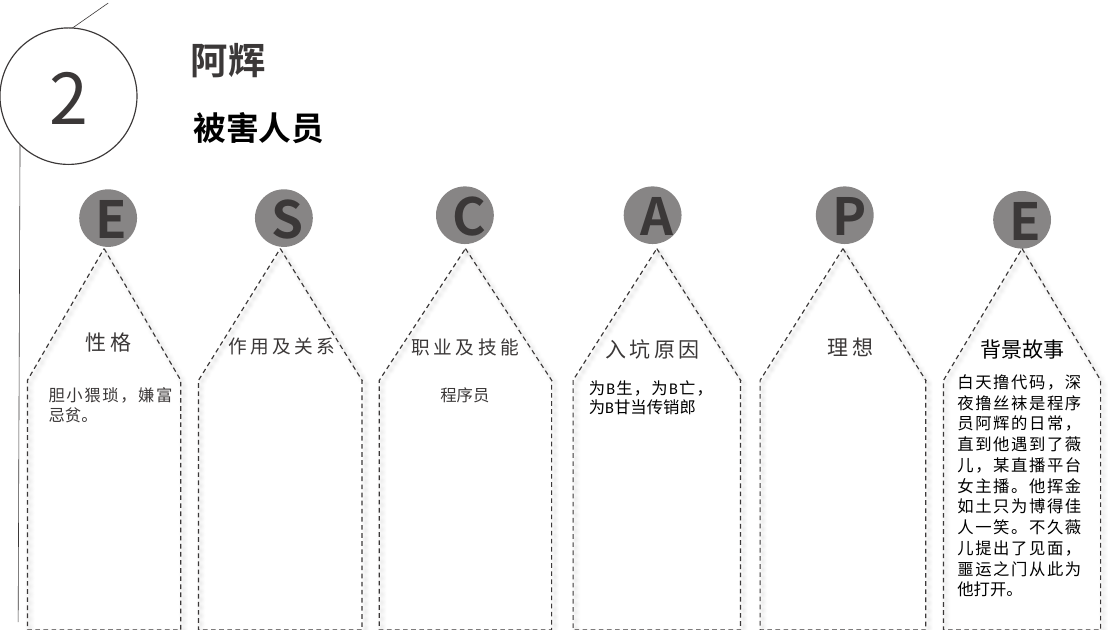
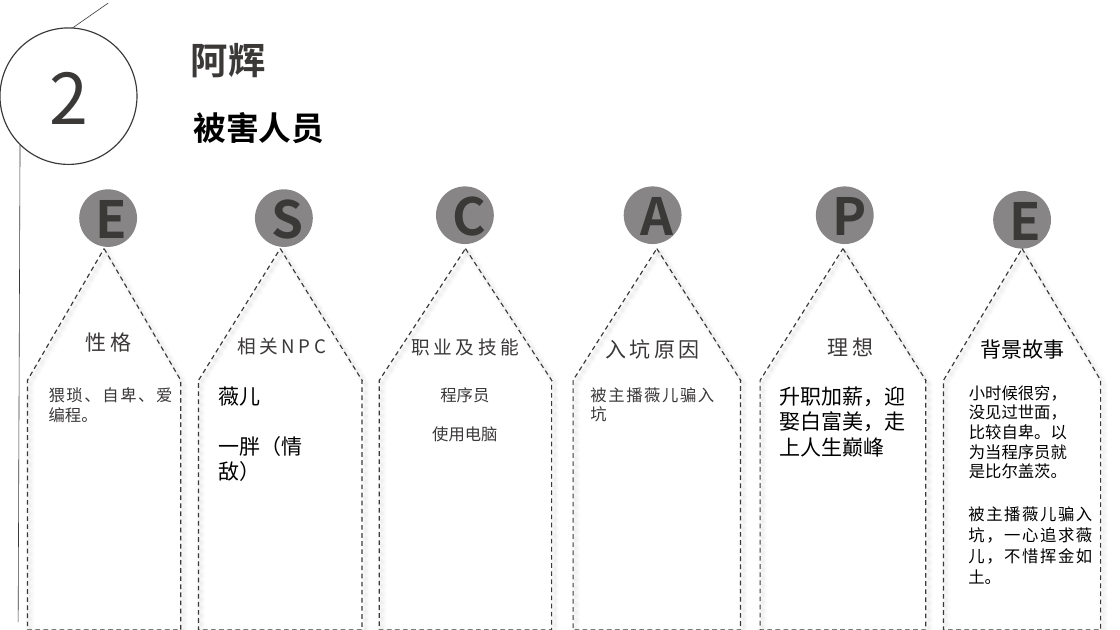
Before and after one commit to EscapeChuanxiao/ChuanXiao, a slide deck: slide 2 of escape.pptx. Drawn at 1120x630 pixels with LibreOffice and Linux fonts; fonts in the diff are those of the drawing; background and template pictures are left out. Boxes give left, top, right and bottom in pixels: in the first picture for what was removed or moved away, otherwise in the second. Text is boxed around its words. In the diff, an @@ line names an element or a change of style, - is before the commit and + after.

```diff
--- a/escape.pptx
+++ b/escape.pptx
@@ text at bbox=[238, 337, 326, 355]: text changed @@
-作用及关系
+相关NPC
@@ text at bbox=[49, 387, 173, 423]: text changed @@
-胆小猥琐，嫌富忌贫。
+猥琐、自卑、爱编程。
@@ text added at bbox=[218, 386, 302, 481], 18 pt, text #000000 @@
+薇儿
+一胖（情敌）
@@ text at bbox=[590, 387, 714, 421]: text changed; text colour #000000 to #3B3838 @@
-为B生，为B亡，为B甘当传销郎
+被主播薇儿骗入坑
@@ text added at bbox=[780, 386, 906, 457], 18 pt, text #000000 @@
+升职加薪，迎娶白富美，走上人生巅峰
@@ text added at bbox=[969, 385, 1067, 479], 14 pt, text #000000 @@
+小时候很穷，没见过世面，比较自卑。以为当程序员就是比尔盖茨。
@@ text at bbox=[432, 426, 497, 442]: paragraph added @@
+使用电脑
@@ text at bbox=[968, 506, 1092, 584]: text changed @@
-白天撸代码，深夜撸丝袜是程序员阿辉的日常，直到他遇到了薇儿，某直播平台女主播。他挥金如土只为博得佳人一笑。不久薇儿提出了见面，噩运之门从此为他打开。
+被主播薇儿骗入坑，一心追求薇儿，不惜挥金如土。
```
Also in this commit, not shown: 6 other slides changed, 1 other file.
